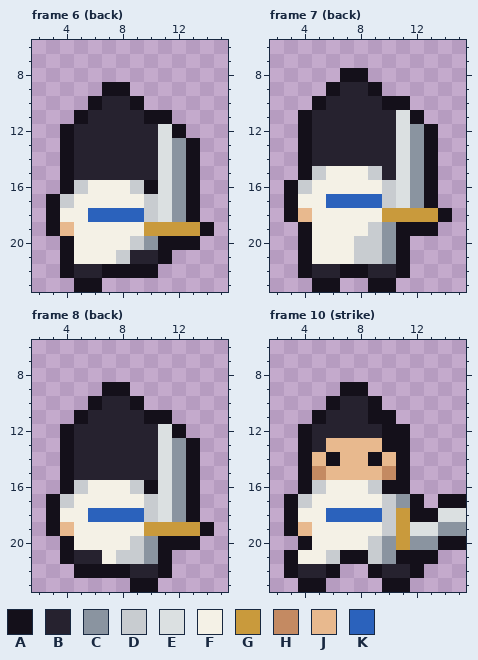
One commit to this pixel-art file: art/bodies/orthodox.aseprite. Above: the version before the commit.
16x24 pixels, 42 frames. Colours within 5 levels of each other are drawn and written as one. Shown: frame 6 (back): x 2..15, y 6..23; frame 7 (back): x 2..15, y 6..23; frame 8 (back): x 2..15, y 6..23; frame 10 (strike): x 2..15, y 6..23. The commit also changed other frames, which this record leaves out.
Palette (. is transparent): A #14101a  B #26222f  C #8a94a0  D #c8ccd0  E #dbe0e1  F #f4f1e6  G #c99a3c  H #c48a62  J #e8b98e  K #2b62bc
The result:
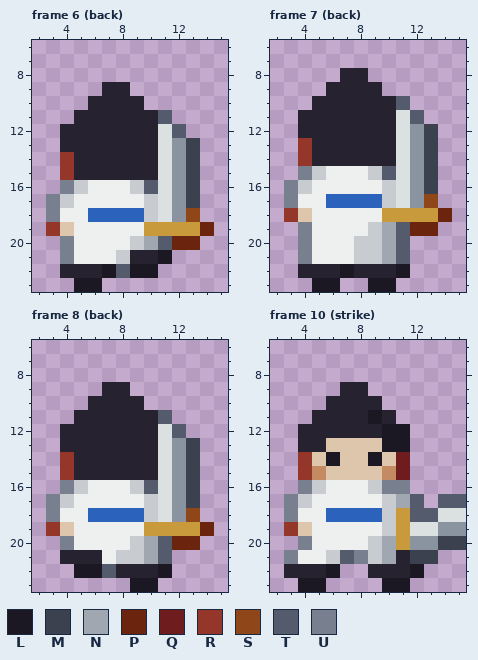
Colours new in this view: L #1b1823  M #3c414f  N #a0a7b0  P #6b250f  Q #6e1c1d  R #94372a  S #8f4619  T #545b6d  U #788090
The edit:
@@ palette @@
-F #f4f1e6
+F #eef0f0
-J #e8b98e
+J #ddc6ac
--- frame 6 (back)
@@ x 2..15 @@
  8 ..............
- 9 .....AA.......
-10 ....ABBA......
-11 ...ABBBBAA....
-12 ..ABBBBBBEA...
-13 ..ABBBBBBECA..
-14 ..ABBBBBBECA..
-15 ..ABBBBBBECA..
-16 ..ADFFFDAECA..
-17 .ADFFFFFDECA..
-18 .AFFKKKKDECA..
-19 .AJFFFFFGGGGA.
-20 ..AFFFFDCAAA..
-21 ..AFFFDBBA....
-22 ..ABBAAAA.....
-23 ...AA.........
+ 9 .....BB.......
+10 ....BBBB......
+11 ...BBBBBBT....
+12 ..BBBBBBBET...
+13 ..BBBBBBBECM..
+14 ..RBBBBBBECM..
+15 ..RBBBBBBECM..
+16 ..UDFFFDTECM..
+17 .UDFFFFFDECM..
+18 .UFFKKKKDECS..
+19 .RJFFFFFGGGGP.
+20 ..UFFFFDNTPP..
+21 ..UFFFDBBL....
+22 ..BBBLTLL.....
+23 ...LL.........
--- frame 7 (back)
@@ x 2..15 @@
  7 ..............
- 8 .....AA.......
- 9 ....ABBA......
-10 ...ABBBBAA....
-11 ..ABBBBBBEA...
-12 ..ABBBBBBECA..
-13 ..ABBBBBBECA..
-14 ..ABBBBBBECA..
-15 ..ADFFFDBECA..
-16 .ADFFFFFDECA..
-17 .AFFKKKKDECA..
-18 .AJFFFFFGGGGA.
-19 ..AFFFFDCAAA..
-20 ..AFFFDDCA....
-21 ..AFFFDDCA....
-22 ..ABBAABBA....
-23 ...AA..AA.....
+ 8 .....BB.......
+ 9 ....BBBB......
+10 ...BBBBBBT....
+11 ..BBBBBBBET...
+12 ..BBBBBBBECM..
+13 ..RBBBBBBECM..
+14 ..RBBBBBBECM..
+15 ..UDFFFDTECM..
+16 .UDFFFFFDECM..
+17 .UFFKKKKDECS..
+18 .RJFFFFFGGGGP.
+19 ..UFFFFDNTPP..
+20 ..UFFFDDNT....
+21 ..UFFFDDNT....
+22 ..BBBLBBBL....
+23 ...LL..LL.....
--- frame 8 (back)
@@ x 2..15 @@
  8 ..............
- 9 .....AA.......
-10 ....ABBA......
-11 ...ABBBBAA....
-12 ..ABBBBBBEA...
-13 ..ABBBBBBECA..
-14 ..ABBBBBBECA..
-15 ..ABBBBBBECA..
-16 ..ADFFFDAECA..
-17 .ADFFFFFDECA..
-18 .AFFKKKKDECA..
-19 .AJFFFFFGGGGA.
-20 ..AFFFFDCAAA..
-21 ..ABBFDDCA....
-22 ...AAAABBA....
-23 .......AA.....
+ 9 .....BB.......
+10 ....BBBB......
+11 ...BBBBBBT....
+12 ..BBBBBBBET...
+13 ..BBBBBBBECM..
+14 ..RBBBBBBECM..
+15 ..RBBBBBBECM..
+16 ..UDFFFDTECM..
+17 .UDFFFFFDECM..
+18 .UFFKKKKDECS..
+19 .RJFFFFFGGGGP.
+20 ..UFFFFDNTPP..
+21 ..BBBFDDNT....
+22 ...LLTBBBL....
+23 .......LL.....
--- frame 10 (strike)
@@ x 2..15 @@
  8 ..............
- 9 .....AA.......
-10 ....ABBA......
-11 ...ABBBAA.....
-12 ..ABBBBBAA....
-13 ..ABJJJJAA....
-14 ..AJAJJAJA....
-15 ..AHJJJJHA....
-16 ..ADFFFDAA....
-17 .ADFFFFFDCA.AA
-18 .AFFKKKKDGAAEE
-19 .AJFFFFFDGEECC
-20 ..AFFFFDCGCCAA
-21 .AFFDAADCAAA..
-22 .ABBA..ABBA...
-23 ..AA....AA....
+ 9 .....BB.......
+10 ....BBBB......
+11 ...BBBBLB.....
+12 ..BBBBBBLL....
+13 ..BBJJJJLL....
+14 ..RJLJJLJQ....
+15 ..RHJJJJHQ....
+16 ..UDFFFDUU....
+17 .UDFFFFFDNT.TT
+18 .UFFKKKKDGTTEE
+19 .RJFFFFFDGEECC
+20 ..UFFFFDNGCCMM
+21 .UFFDTUDNBMM..
+22 .BBBL..BBBL...
+23 ..LL....LL....
Boxes around the changes in both pictures, in picture pixels (x1, y1, x2, y2):
changed: (46, 82, 214, 292)
changed: (284, 68, 452, 292)
changed: (46, 382, 214, 592)
changed: (284, 382, 466, 592)
